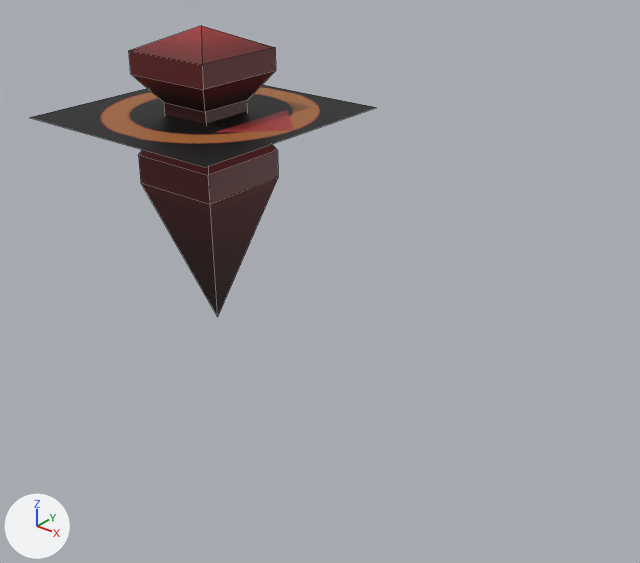
Renders of the Blender file catalog/terrain/basic/pointer.blend from each side of a commit.
One viewpoint serves both versions: a 50 mm camera at (2.38, -2.3, 1.76) aimed at (0.6, -0.07, 0.37). The axes (+X, +Y, +Z) are drawn at lower left. The lights are the same throughout. Mesh edges are drawn as thin lines.

The scene before the commit, as lines of its bpy script (objects in view):
```python
me_cube = bpy.data.meshes.new('Cube')
me_cube.from_pydata(...)  # 30 vertices, 29 faces; spans x -0.459..0.459, y -0.459..0.459, z 0.0..1.19
me_cube.materials.append(mat_material)  # picture img_pointer_png
ob_pointer = bpy.data.objects.new('pointer', me_cube)
ob_pointer.location = (0.0, 0.0, 0.0)
```
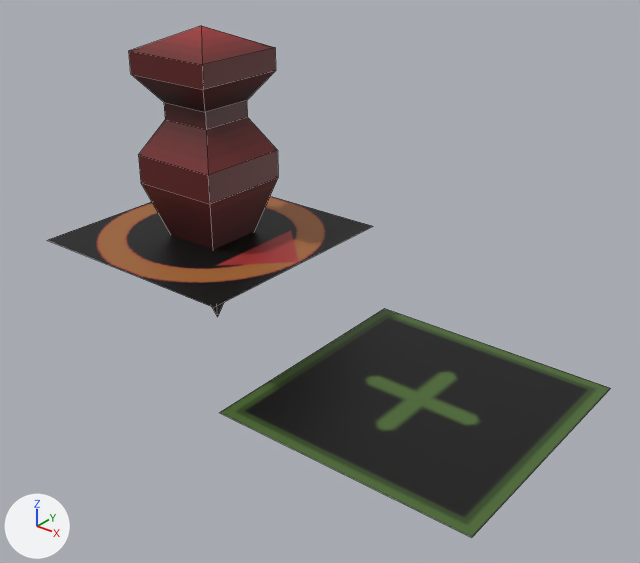
The change, as a list of edits to the scene's bpy script:
```text
Change me_cube:
    used by ob_pointer; location = (0.0, 0.0, 0.0)
    verts and faces of me_cube; kept vertices keep their numbers, new ones are numbered from 30
    remove me_cube.from_pydata(...)  # 30 vertices, 29 faces; spans x -0.459..0.459, y -0.459..0.459, z 0.0..1.19
    add me_cube.from_pydata(...)  # 34 vertices, 30 faces; spans x -0.459..1.5, y -0.5..0.5, z 0.0..1.19
    me_cube part 1: the loose piece of 4 vertices spanning x -0.459..0.459, y -0.459..0.459, z 0.871 is moved by (0.0, 0.0, -0.49)
    me_cube part 2
    add verts[30] = (0.5, -0.5, 0.0)  # pixel (219, 412)
    add verts[31] = (1.5, -0.5, 0.0)  # pixel (471, 537)
    add verts[32] = (0.5, 0.5, 0.0)  # pixel (384, 308)
    add verts[33] = (1.5, 0.5, 0.0)  # pixel (610, 388)
    add faces += [(30, 31, 33, 32)]
```

Where the change shows, as pixel boxes [x1, y1, x2, y2] in the pictures (640 x 563 px; the box of a moved part takes in the faces that stretch with it):
'pointer', reshaped (62% wider, 76% taller)
    before: [29, 26, 377, 316]
    after: [48, 26, 611, 537]
part 1 of me_cube, moved or reshaped
    before: [29, 85, 377, 167]
    after: [48, 196, 373, 307]
part 2 of me_cube, added
    after: [220, 309, 611, 537]
